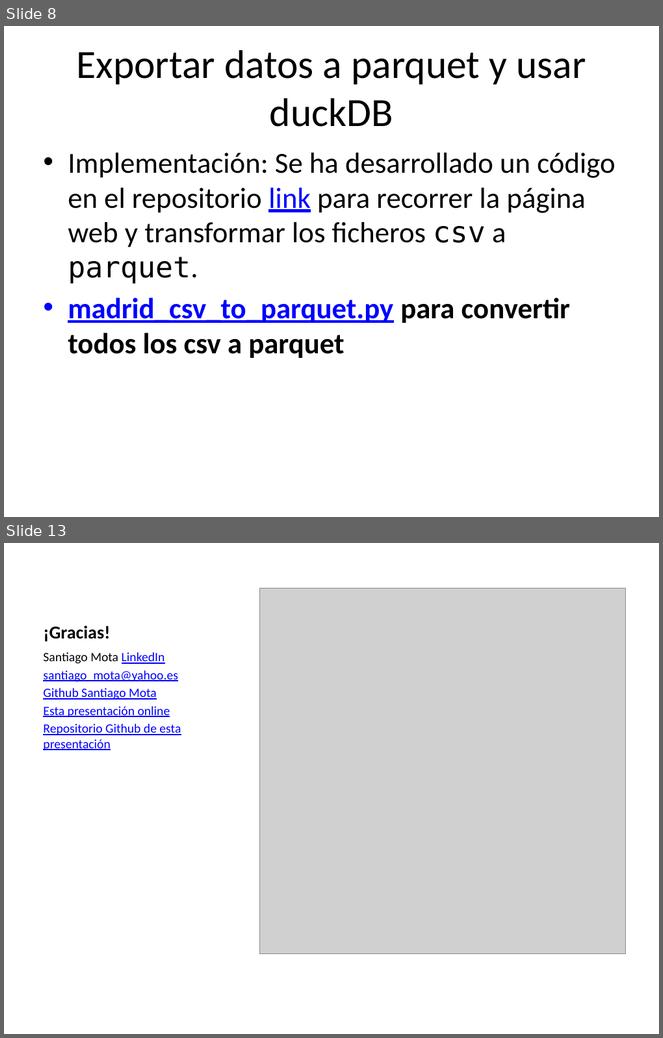
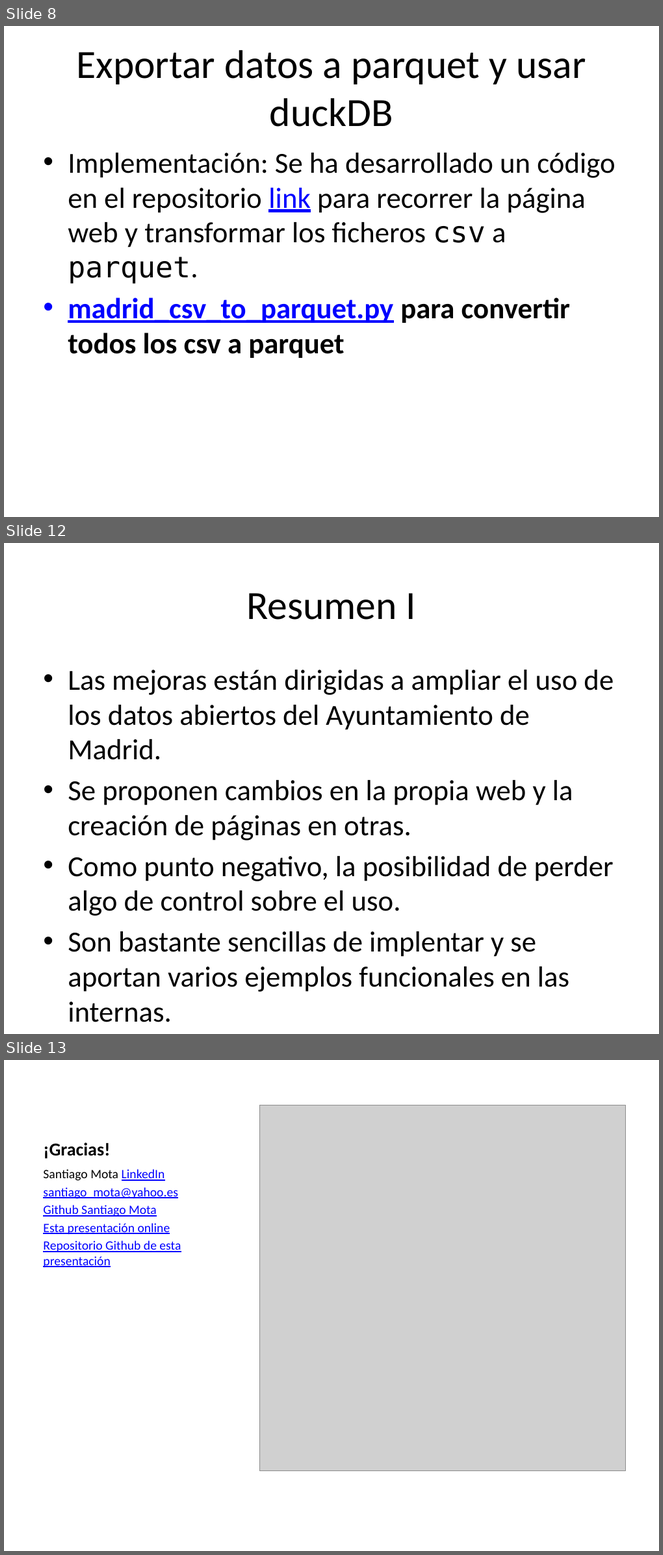
Before and after one commit to santiagomota/datos-madrid-presentacion, a slide deck: docs/index.pptx. Shown one above the other, each under a label of ours: slides 8 and 13 before the commit, slides 8, 12 and 13 after it; the slides between them are not shown. The pictures are 663x1038 and 663x1555 pixels, drawn with LibreOffice and Linux fonts; fonts in the diff are those of the drawing; grey boxes stand for pictures. Boxes give left, top, right and bottom in pixels: in the first picture for what was removed or moved away, otherwise in the second. Text is boxed around its words. In the diff, an @@ line names an element or a change of style, - is before the commit and + after.

Commit message:
Incluimos un resumen

```diff
--- a/docs/index.pptx
+++ b/docs/index.pptx
@@ slide 12 added at (4, 543, 659, 1034), background #FFFFFF @@
@@ title added at (246, 593, 416, 620), 44 pt, text #000000 @@
+Resumen I
@@ text added at (68, 670, 614, 992), 32 pt, text #000000 @@
+• Las mejoras están dirigidas a ampliar el uso de los datos abiertos del Ayuntamiento de Madrid.
+• Se proponen cambios en la propia web y la creación de páginas en otras.
+• Como punto negativo, la posibilidad de perder algo de control sobre el uso.
+• Son bastante sencillas de implentar y se aportan varios ejemplos funcionales en las internas.
```
Also in this commit, not shown: 3 slides changed, 1 slide removed, 2 other files.
